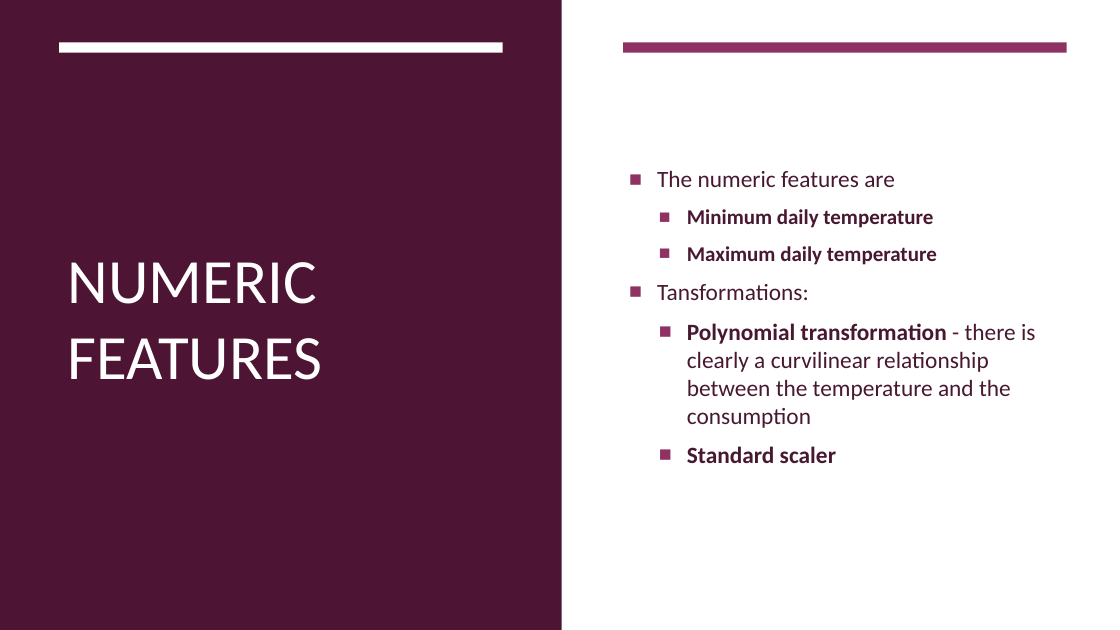
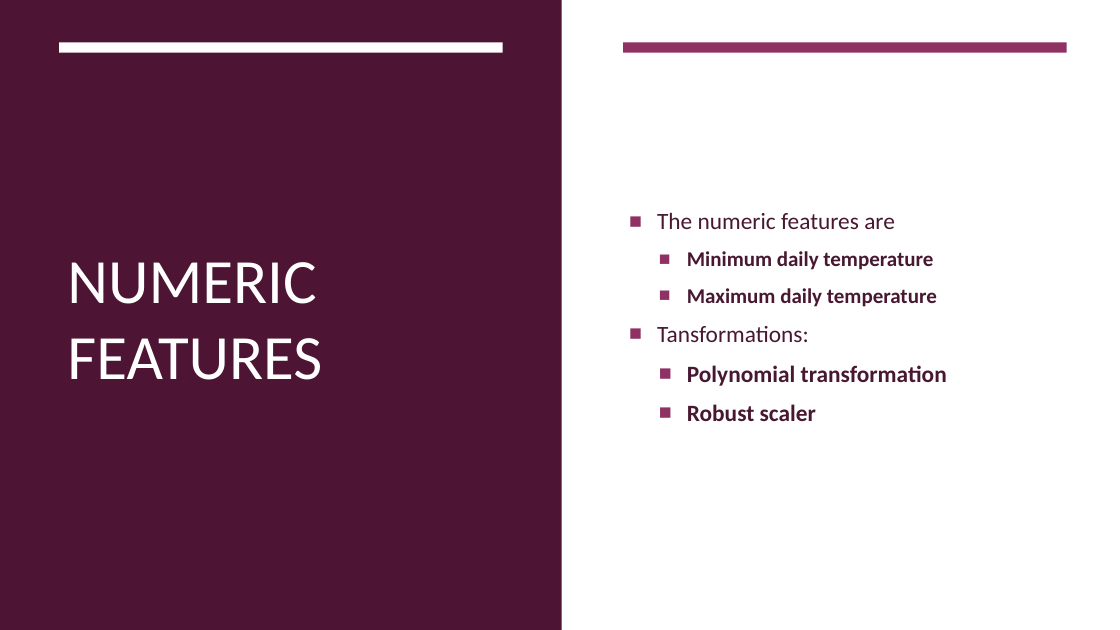
Before and after one commit to rudymalhi/data-science-course-final-project, a slide deck: slide 7 of Energy Consumption Presentation.pptx. Drawn at 1120x630 pixels with LibreOffice and Linux fonts; fonts in the diff are those of the drawing. Boxes give left, top, right and bottom in pixels: in the first picture for what was removed or moved away, otherwise in the second. Text is boxed around its words. In the diff, an @@ line names an element or a change of style, - is before the commit and + after.

```diff
--- a/Energy Consumption Presentation.pptx
+++ b/Energy Consumption Presentation.pptx
@@ text at (x1=687, y1=365, x2=947, y2=421): text changed; bold on @@
-  ■ Polynomial transformation - there is clearly a curvilinear relationship between the temperature and the consumption
-  ■ Standard scaler
+  ■ Polynomial transformation
+  ■ Robust scaler
```
